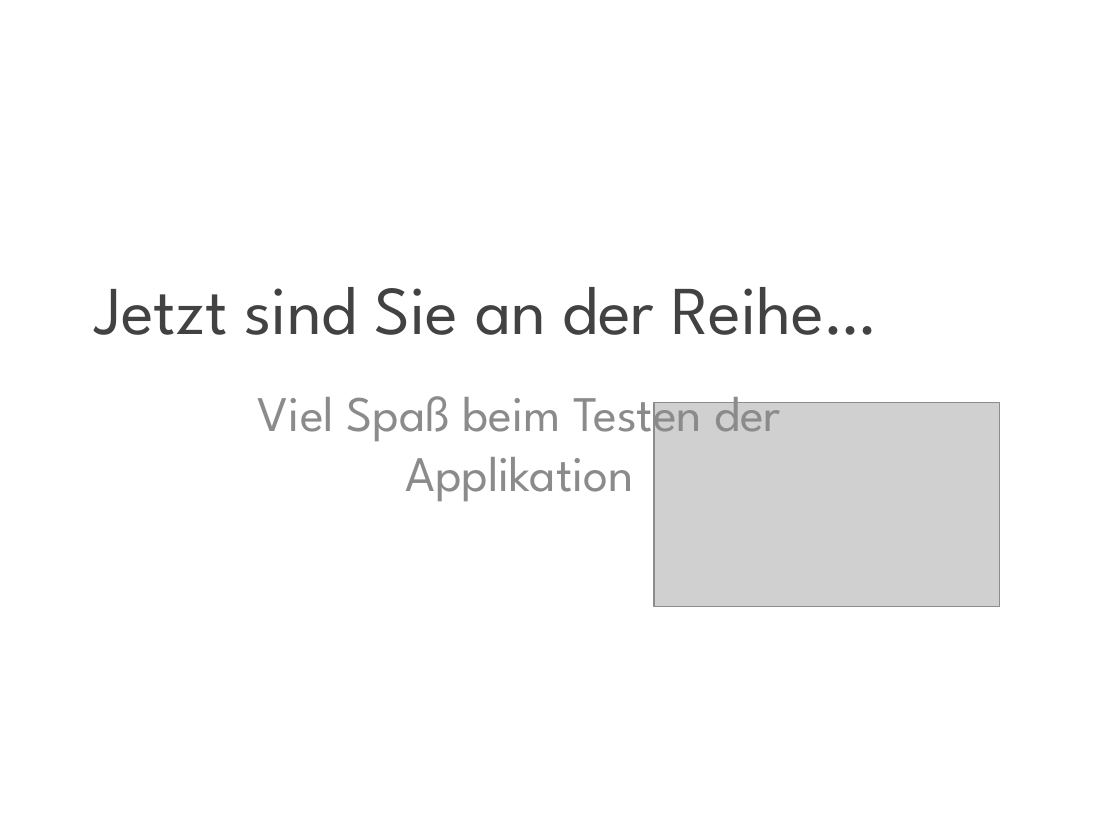
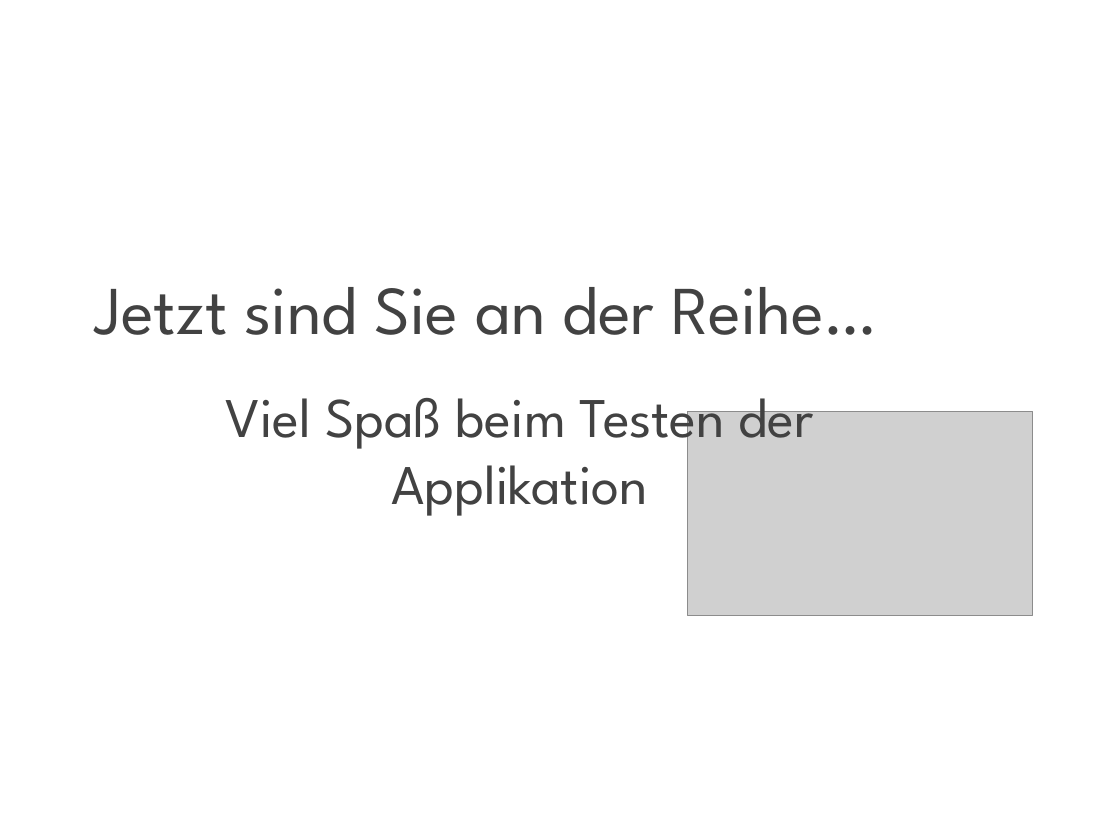
Before and after one commit to pundt/ITIN20AKT, a slide deck: slide 9 of Dokumentation/EndPräsentation.pptx. Drawn at 1120x840 pixels with LibreOffice and Linux fonts; fonts in the diff are those of the drawing; grey boxes stand for pictures; background and template pictures are left out. Boxes give left, top, right and bottom in pixels: in the first picture for what was removed or moved away, otherwise in the second. Text is boxed around its words. In the diff, an @@ line names an element or a change of style, - is before the commit and + after.

```diff
--- a/Dokumentation/EndPräsentation.pptx
+++ b/Dokumentation/EndPräsentation.pptx
@@ subtitle "Viel Spaß beim Testen der ..." at [226, 381, 814, 516]: size 32 to 36 pt, text colour #8C8C8C to #424242; less space between paragraphs @@
@@ picture: place and size @@
-picture at [654, 402, 999, 606]
+picture at [688, 411, 1033, 615]
```
Also in this commit, not shown: 6 other slides changed, 1 other file.
